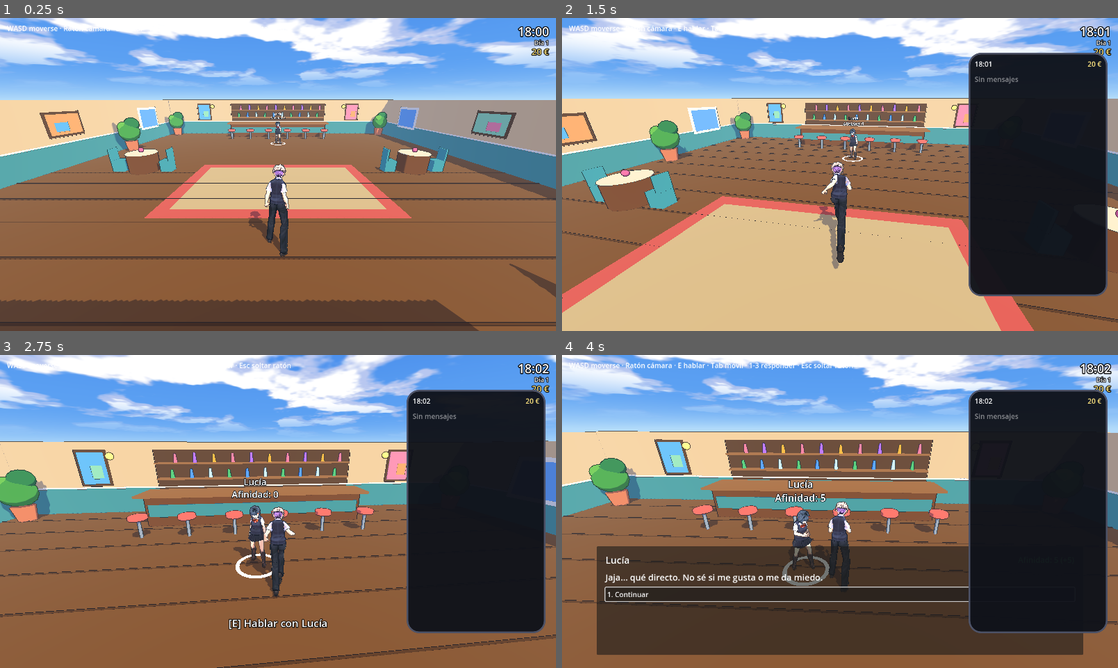
Above: before the commit, frames 1-4 (two rows, left to right).
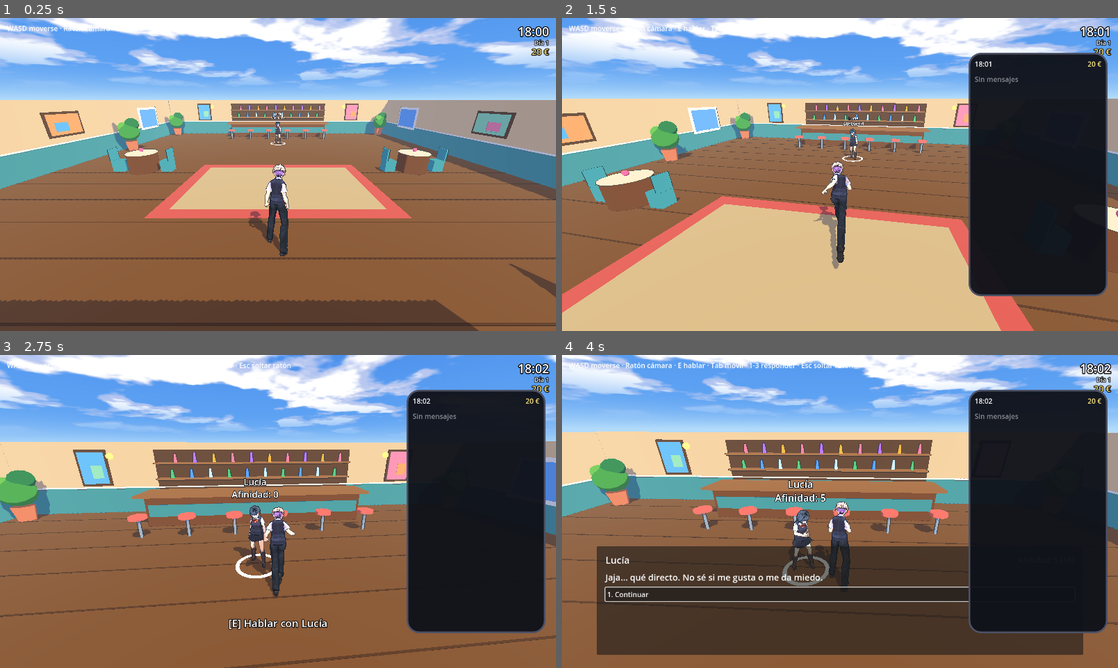
Above: after the commit, the same moments.

Repository: paputronix/claude
Game: Godot game, scene res://scenes/main.tscn
Same seed, same stepped clock (60 frames per second), same inputs: the game is played once before the commit and once after it.
Inputs (mouse positions are in pixels of both pictures, inside the frame that each line leads up to):
- Up to frame 1 (0.25 s): no input
- Up to frame 2 (1.5 s): tap Enter at 0.5 s; move the mouse to (867, 174) at 0.52 s; hold E (interact) 0.53-1.28 s; hold W (move_forward) from 0.53 s (still down); move the mouse to (812, 174) at 1.27 s; tap Tab (phone) at 1.35 s
- Up to frame 3 (2.75 s): keep holding W (move_forward); move the mouse to (289, 505) at 2.02 s; tap 1 at 2.1 s
- Up to frame 4 (4 s): move the mouse to (834, 517) at 2.77 s; tap E (interact) at 2.85 s; release W (move_forward) at 3.5 s; click "1. Solo cuando sé que vas a e…" at 3.5 s

The runs differ from the first frame. In frame 1, 1.2% of the frame differs, in the area x 0-100%, y 26-98%; in frame 2, 0.7%; in frame 3, 1.0%; in frame 4, 0.9%.

Commit message:
Fusionar las mallas estáticas del mapa por material
Con el mundo anime (~1.400 MeshInstance3D sueltas) la versión web dejaba
de dibujar la escena entera: solo se veía el cielo. Bisección por commits
y por nodos: sin el decorado se dibuja todo. world.gd fusiona al cargar
las mallas estáticas por material y sombra (quedan sueltas ventanas,
bombillas y keep_material). Mismo aspecto en escritorio y en web.

Co-Authored-By: Claude Opus 5.5 <noreply@anthropic.com>
Claude-Session: https://claude.ai/code/session_01Auvf4ozudkDcGEwrp2V3qA

Diff:
--- a/scripts/world/world.gd
+++ b/scripts/world/world.gd
@@ -15,4 +15,52 @@
 
 func _ready() -> void:
 	_nav_region.bake_navigation_mesh(false)
+	_merge_static_meshes()
 	add_child(PedestrianSpawner.new())  # peatones de ambiente
+
+
+## Fusiona las mallas estáticas del mapa por material (y por si proyectan sombra): de unas
+## 1.400 MeshInstance3D a ~150. Imprescindible en web/móvil: WebGL dejaba de dibujar la escena
+## con miles de draw calls. Se quedan sueltas las que se cambian en runtime: ventanas
+## (`window_glass`), bombillas (`LampBulb*`) y nodos con `keep_material`. Las originales
+## pierden la malla pero conservan nodo, hijos y colisión.
+func _merge_static_meshes() -> void:
+	var tools := {}
+	var keys := {}
+	var to_world := global_transform.affine_inverse()
+	for node in find_children("*", "MeshInstance3D", true, false):
+		var mesh_instance := node as MeshInstance3D
+		if not _is_mergeable(mesh_instance):
+			continue
+		var mesh := mesh_instance.mesh
+		var local := to_world * mesh_instance.global_transform
+		for surface in mesh.get_surface_count():
+			var material := mesh_instance.get_active_material(surface)
+			var key := "%d|%d" % [material.get_instance_id() if material else 0, mesh_instance.cast_shadow]
+			if not tools.has(key):
+				tools[key] = SurfaceTool.new()
+				keys[key] = [material, mesh_instance.cast_shadow]
+			(tools[key] as SurfaceTool).append_from(mesh, surface, local)
+		mesh_instance.mesh = null
+	var index := 0
+	for key: String in tools:
+		var merged := MeshInstance3D.new()
+		merged.name = "Merged_%d" % index
+		merged.mesh = (tools[key] as SurfaceTool).commit()
+		merged.material_override = keys[key][0]
+		merged.cast_shadow = keys[key][1]
+		add_child(merged)
+		index += 1
+
+
+func _is_mergeable(mesh_instance: MeshInstance3D) -> bool:
+	if mesh_instance.mesh == null or not mesh_instance.is_visible_in_tree():
+		return false
+	if mesh_instance.is_in_group("window_glass") or mesh_instance.name.begins_with("LampBulb"):
+		return false
+	var node: Node = mesh_instance
+	while node != null and node != self:
+		if node.has_meta("keep_material"):
+			return false
+		node = node.get_parent()
+	return true
